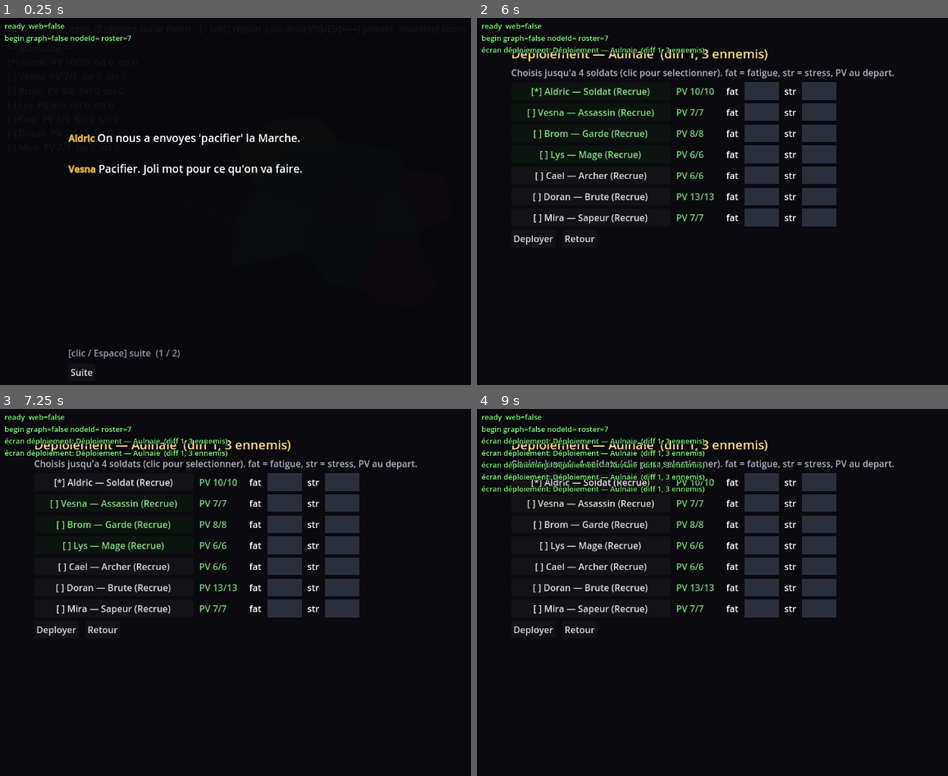
Above: before the commit, frames 1-4 (two rows, left to right).
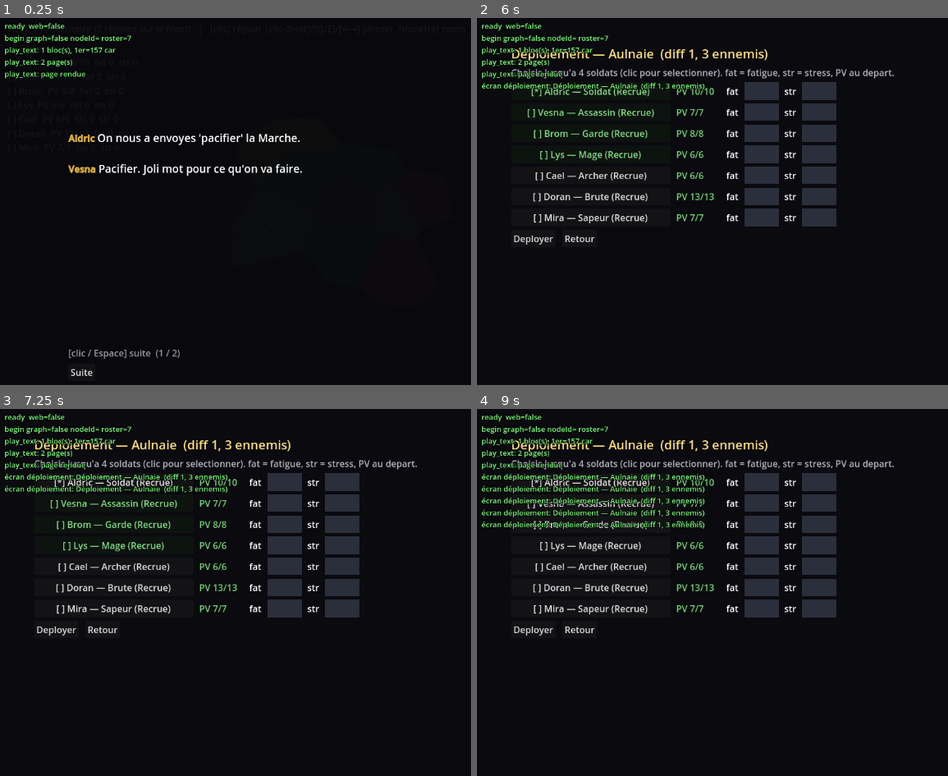
Above: after the commit, the same moments.

Repository: florentmathieu/game
Game: Godot game, scene res://scenes/Game.tscn
The game is run twice, just before and just after one commit, with the same random seed, the same clock (stepped at 60 frames per second) and the same inputs.
Inputs (mouse positions are in pixels of both pictures, inside the frame that each line leads up to):
- Up to frame 1 (0.25 s): no input
- Up to frame 2 (6 s): click "Suite" at 0.5 s; tap Enter at 1.25, 2.75, 4.25 s; move the mouse to (outside the picture) at 1.27 s; hold Right 1.28-2 s; hold Q 1.28-2 s; click (outside the picture) at 1.42 s; tap Space at 1.52, 2, 3.5, 4.52, 5.75 s; drag from (674, 219) to (773, 274) at 2.02 s; move the mouse to (872, 120) at 2.77 s; hold Right 2.78-3.5 s; hold Q 2.78-3.5 s; drag from (773, 274) to (608, 146) at 3.52 s; move the mouse to (outside the picture) at 4.27 s; hold Left 4.28-5 s; hold Q 4.28-5 s; drag from (608, 146) to (707, 109) at 5.02 s; move the mouse to (839, 201) at 5.77 s; hold Left from 5.78 s (still down); hold Q from 5.78 s (still down); click (839, 201) at 5.92 s
- Up to frame 3 (7.25 s): release Left at 6.5 s; release Q at 6.5 s; click "[*] Aldric — Soldat (Recrue)" at 6.5 s
- Up to frame 4 (9 s): click "[ ] Vesna — Assassin (Recrue)" at 7.25 s; click "[ ] Brom — Garde (Recrue)" at 8 s; click "[ ] Lys — Mage (Recrue)" at 8.75 s

The runs differ from the first frame. In frame 1, 0.5% of the frame differs, in the area x 1-25%, y 7-17%; in frame 2, 1.2%; in frame 3, 1.9%; in frame 4, 2.7%, in the area x 0-49%, y 7-33%.

Commit message:
Port Godot : tracer finement le lecteur de texte (diagnostic écran gris)
Ajoute des points de diagnostic dans la branche texte et _play_text (save ok,
longueur du texte, nombre de pages, page rendue) pour localiser précisément où
le rendu du texte d'ouverture s'arrête chez l'utilisateur.

Co-Authored-By: Claude Opus 4.8 <noreply@anthropic.com>
Claude-Session: https://claude.ai/code/session_011W5fGsCJX3Rz6FN17p17HS

Diff:
--- a/godot-port/scripts/Game.gd
+++ b/godot-port/scripts/Game.gd
@@ -116,11 +116,14 @@
 var _txt_cb: Callable = func(): pass
 func _play_text(texts, cb: Callable) -> void:
 	var all: Array = texts if texts is Array else [texts]
+	_dbg("play_text: %d bloc(s), 1er=%d car" % [all.size(), String(all[0]).length() if all.size() > 0 else -1])
 	_txt_pages = []
 	for t in all: _txt_pages.append_array(Narrative.pages(str(t)))
+	_dbg("play_text: %d page(s)" % _txt_pages.size())
 	_txt_idx = 0; _txt_cb = cb
 	_txt_layer = CanvasLayer.new(); _txt_layer.layer = 30; add_child(_txt_layer)
 	_render_text_page()
+	_dbg("play_text: page rendue")
 
 func _render_text_page() -> void:
 	for c in _txt_layer.get_children(): c.queue_free()
@@ -270,8 +273,10 @@
 	match t:
 		"text":
 			Run.save_game()
+			_dbg("texte: save ok")
 			var txt := String(n.get("text", ""))
 			var nxt := String(n.get("next", ""))
+			_dbg("texte: len=%d next=%s" % [txt.length(), nxt])
 			if txt.strip_edges() == "": _run_node(nxt)
 			else: _play_text([txt], func(): _run_node(nxt))
 		"choice":
Not shown, added: docs/godot/index.425afaf689.audio.worklet.js
Not shown, added: docs/godot/index.425afaf689.js
Not shown, added: docs/godot/index.425afaf689.pck
Not shown, added: docs/godot/index.425afaf689.wasm
Not shown, removed: docs/godot/index.845864f65c.pck
Not shown, changed: docs/godot/index.html
